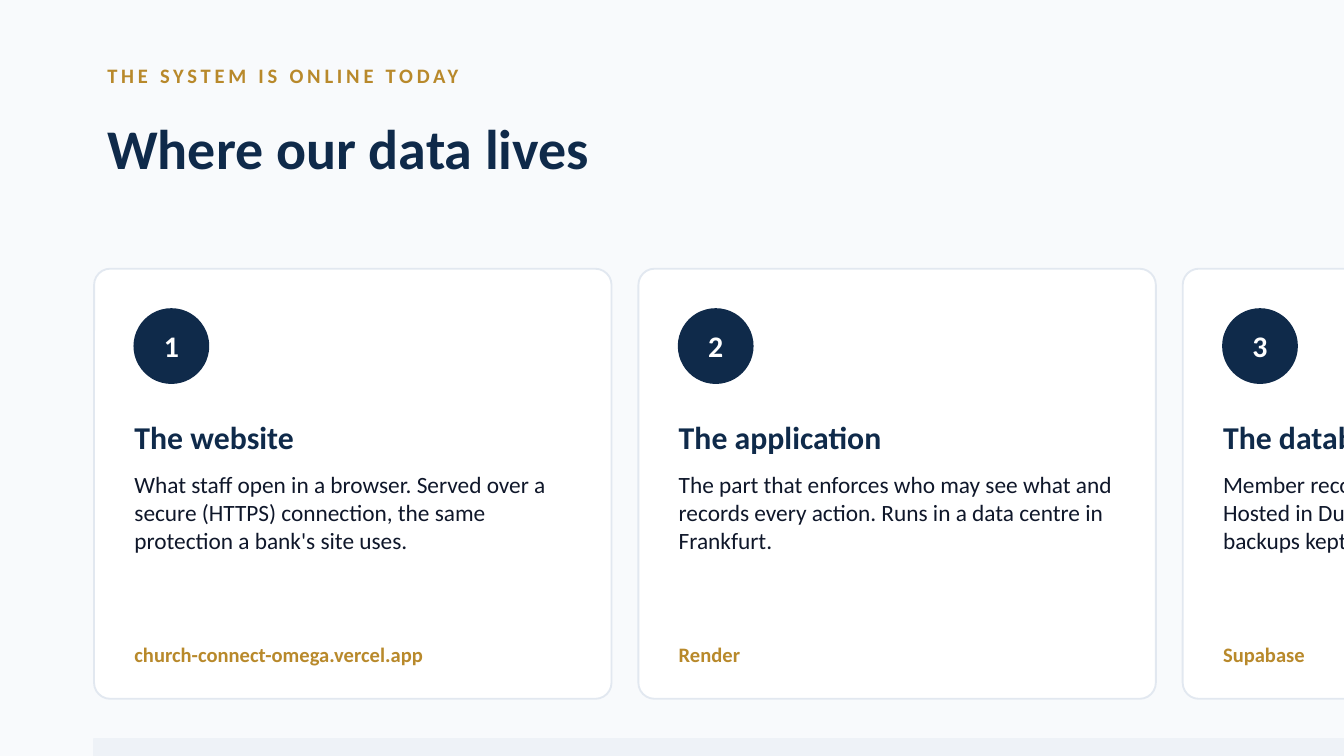
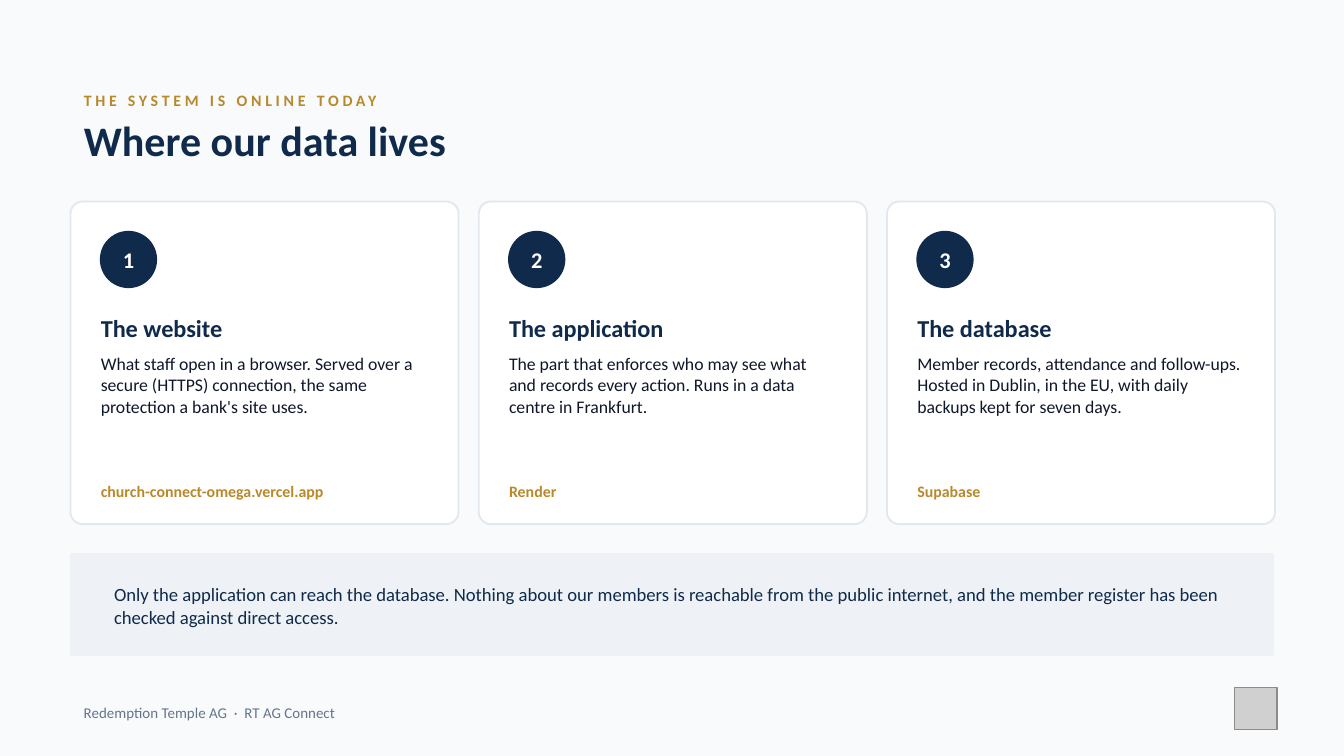
Before and after one commit to nhanhayhaw/ChurchCONNECT, a slide deck: slide 18 of docs/ChurchConnect-Leadership-Presentation.pptx. Drawn at 1344x756 pixels with LibreOffice and Linux fonts; fonts in the diff are those of the drawing; grey boxes stand for pictures; background and template pictures are left out. Boxes give left, top, right and bottom in pixels: in the first picture for what was removed or moved away, otherwise in the second. Text is boxed around its words. In the diff, an @@ line names an element or a change of style, - is before the commit and + after.

```diff
--- a/docs/ChurchConnect-Leadership-Presentation.pptx
+++ b/docs/ChurchConnect-Leadership-Presentation.pptx
@@ text "THE SYSTEM IS ONLINE TODAY": place and size @@
-text "THE SYSTEM IS ONLINE TODAY" at box(398, 504, 430, 521)
+text "THE SYSTEM IS ONLINE TODAY" at box(301, 378, 685, 601)
@@ text "Where our data lives": place and size @@
-text "Where our data lives" at box(107, 129, 589, 170)
+text "Where our data lives" at box(84, 126, 446, 157)
@@ text "Where our data lives" at box(84, 126, 446, 157): size 30 to 22.5 pt @@
@@ rounded rectangle: place and size @@
-rounded rectangle at box(94, 269, 612, 699)
+rounded rectangle at box(70, 202, 458, 524)
@@ rounded rectangle: place and size @@
-rounded rectangle at box(638, 269, 1156, 699)
+rounded rectangle at box(478, 202, 867, 524)
@@ rounded rectangle: place and size @@
-rounded rectangle at box(1183, 269, 1344, 699)
+rounded rectangle at box(887, 202, 1275, 524)
@@ text "1": place and size @@
-text "1" at box(164, 337, 179, 357)
+text "1" at box(123, 253, 134, 268)
@@ ellipse: place and size @@
-ellipse at box(134, 309, 208, 383)
+ellipse at box(101, 231, 156, 286)
@@ text "2": place and size @@
-text "2" at box(708, 337, 723, 357)
+text "2" at box(531, 253, 542, 268)
@@ ellipse: place and size @@
-ellipse at box(679, 309, 753, 383)
+ellipse at box(509, 231, 564, 286)
@@ size 16 to 12 pt in 3 elements at box(123, 253, 134, 268), box(531, 253, 542, 268), box(939, 253, 950, 268) @@
@@ text "3": place and size @@
-text "3" at box(1252, 337, 1267, 358)
+text "3" at box(939, 253, 950, 268)
@@ ellipse: place and size @@
-ellipse at box(1223, 309, 1297, 383)
+ellipse at box(918, 231, 973, 286)
@@ text "The website": place and size @@
-text "The website" at box(134, 426, 293, 450)
+text "The website" at box(101, 320, 222, 337)
@@ text "The application": place and size @@
-text "The application" at box(679, 426, 882, 454)
+text "The application" at box(509, 320, 664, 341)
@@ size 17 to 13 pt in 3 elements at box(101, 320, 222, 337), box(509, 320, 664, 341), box(917, 320, 1052, 337) @@
@@ text "The database": place and size @@
-text "The database" at box(1223, 426, 1272, 450)
+text "The database" at box(917, 320, 1052, 337)
@@ text "What staff open in a ...": place and size @@
-text "What staff open in a ..." at box(134, 476, 545, 553)
+text "What staff open in a ..." at box(101, 357, 412, 416)
@@ text "The part that enforces who ...": place and size @@
-text "The part that enforces who ..." at box(679, 476, 1112, 549)
+text "The part that enforces who ..." at box(509, 357, 806, 413)
@@ size 12.5 to 9.5 pt in 3 elements at box(101, 357, 412, 416), box(509, 357, 806, 413), box(917, 357, 1240, 416) @@
@@ text "Member records, attendance and follow-ups. ...": place and size @@
-text "Member records, attendance and follow-ups. ..." at box(1223, 476, 1344, 553)
+text "Member records, attendance and follow-ups. ..." at box(917, 357, 1240, 416)
@@ text "church-connect-omega.vercel.app": place and size @@
-text "church-connect-omega.vercel.app" at box(134, 647, 422, 666)
+text "church-connect-omega.vercel.app" at box(101, 486, 324, 500)
@@ text "Render": place and size @@
-text "Render" at box(679, 647, 740, 662)
+text "Render" at box(509, 486, 556, 497)
@@ size 11 to 8.5 pt in 4 elements at box(301, 378, 685, 601), box(101, 486, 324, 500), box(509, 486, 556, 497), box(917, 486, 980, 500) @@
@@ text "Supabase": place and size @@
-text "Supabase" at box(1223, 647, 1305, 666)
+text "Supabase" at box(917, 486, 980, 500)
@@ rectangle: place and size @@
-rectangle at box(94, 739, 1344, 756)
+rectangle at box(70, 554, 1273, 655)
@@ text added at box(114, 588, 1218, 627), 10 pt, text #0F2A4A @@
+Only the application can reach the database. Nothing about our members is reachable from the public internet, and the member register has been checked against direct access.
@@ picture added at box(1235, 688, 1278, 731) @@
@@ text added at box(84, 707, 334, 721), 8 pt, text #64748B @@
+Redemption Temple AG · RT AG Connect
```
Also in this commit, not shown: 21 other slides changed, 5 other files.
